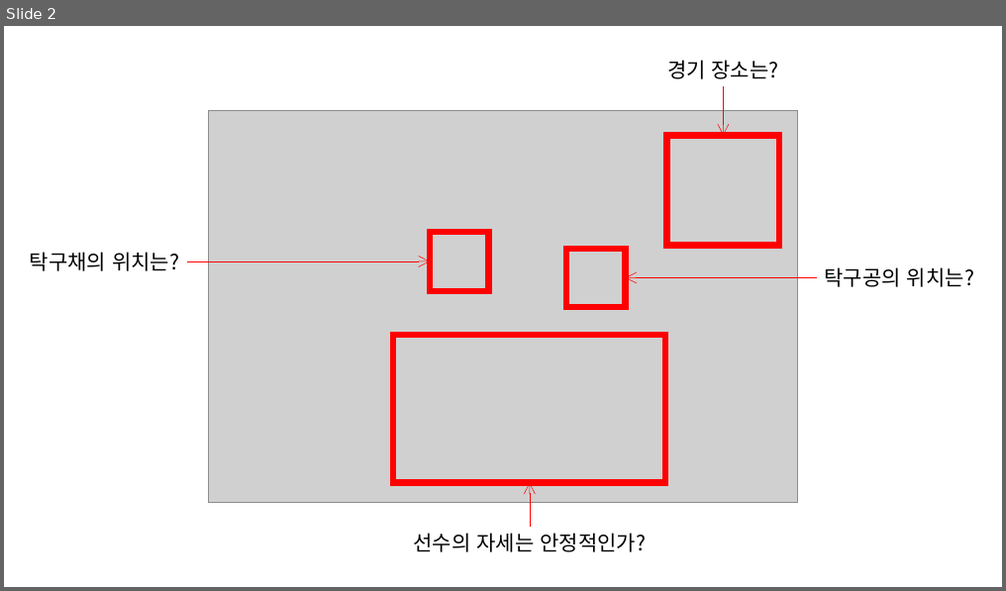
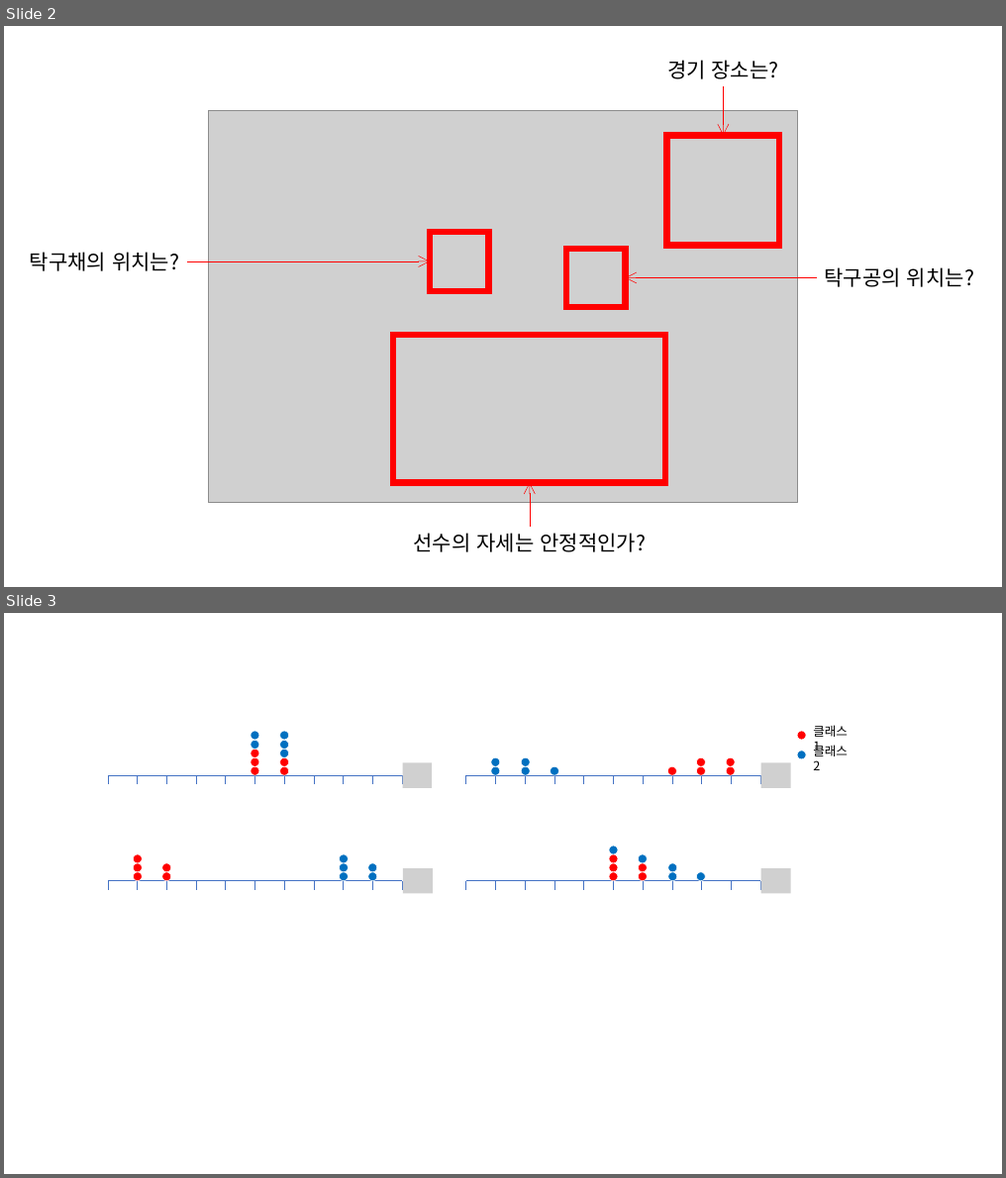
Before and after one commit to Kwan-Gu/data_science, a slide deck: CV/ViT/사용환경_구조.pptx. Shown one above the other, each under a label of ours: slide 2 before the commit, slides 2 and 3 after it. The pictures are 1006x591 and 1006x1178 pixels, drawn with LibreOffice and Linux fonts; fonts in the diff are those of the drawing; grey boxes stand for pictures. Boxes give left, top, right and bottom in pixels: in the first picture for what was removed or moved away, otherwise in the second. Text is boxed around its words. In the diff, an @@ line names an element or a change of style, - is before the commit and + after.

```diff
--- a/CV/ViT/사용환경_구조.pptx
+++ b/CV/ViT/사용환경_구조.pptx
@@ slide 3 added at [4, 613, 1002, 1174], background #FFFFFF @@
@@ group added at [108, 725, 847, 894]: 48 lines, 42 ellipses, 4 pictures, 2 texts @@
+클래스 1
+클래스 2
```
Also in this commit, not shown: 1 other slide added, 1 slide removed, 2 other files.
